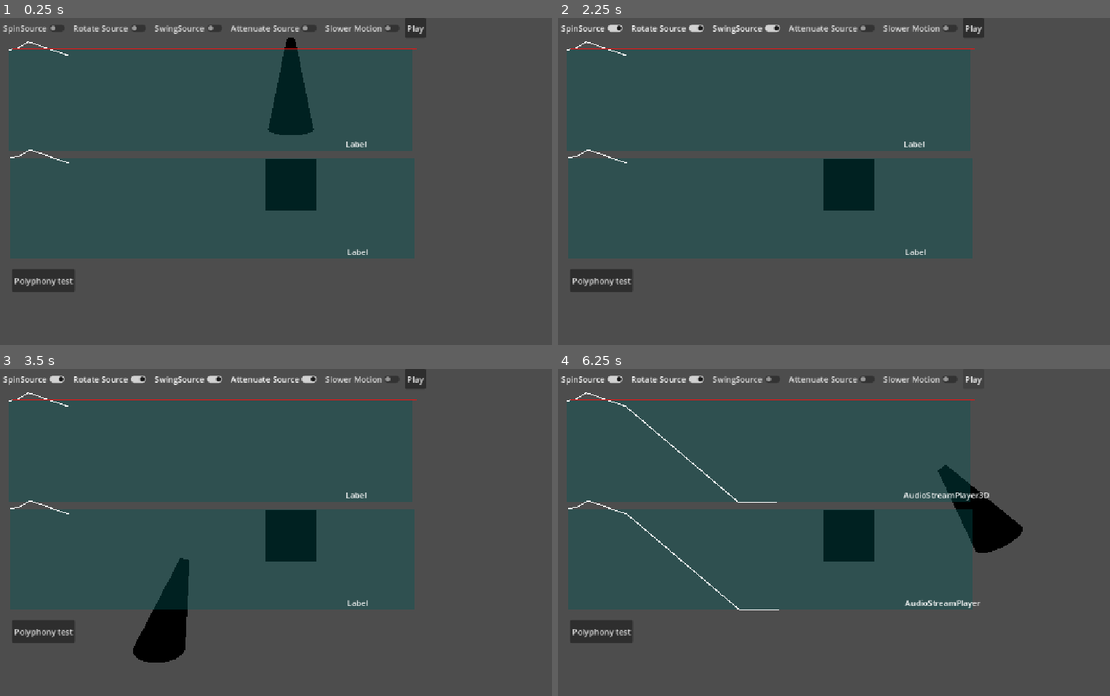
Above: before the commit, frames 1-4 (two rows, left to right).
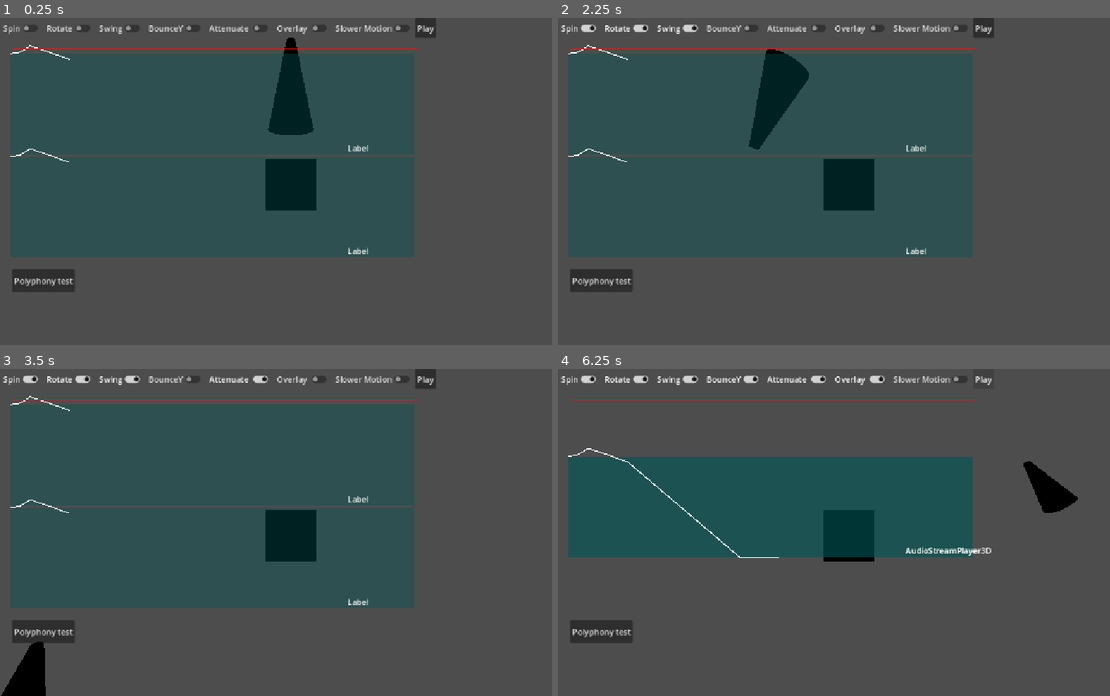
Above: after the commit, the same moments.

Repository: goatchurchprime/SteamAudioEffects3D
Game: Godot game, scene res://main.tscn
Same seed, same stepped clock (60 frames per second), same inputs: the game is played once before the commit and once after it.
Inputs (mouse positions are in pixels of both pictures, inside the frame that each line leads up to):
- Up to frame 1 (0.25 s): no input
- Up to frame 2 (2.25 s): click "SpinSource" (after the commit: "Spin") at 0.5 s; click "Rotate Source" (after the commit: "Rotate") at 1.25 s; click "SwingSource" (after the commit: "Swing") at 2 s
- Up to frame 3 (3.5 s): click "Attenuate Source" (after the commit: "Attenuate") at 2.75 s
- Up to frame 4 (6.25 s): click (734, 378) at 3.5 s, where only the run after the commit has a clickable "BounceY"; click (861, 378) at 4.25 s, where only the run after the commit has a clickable "Overlay"; click "Play" at 5 s; click "Play" at 5.75 s

The runs differ from the first frame. In frame 1, 4.0% of the frame differs, in the area x 1-79%, y 0-74%; in frame 2, 5.7%; in frame 3, 6.8%; in frame 4, 30%, in the area x 1-95%, y 2-74%.

Commit message:
started work on doppler tracking

Diff:
--- a/audio_stream_player_effects3d.gd
+++ b/audio_stream_player_effects3d.gd
@@ -15,9 +15,13 @@
 @export var emission_angle_enabled : bool = false
 @export var emission_angle_degrees = 45.0
 @export var emission_angle_filter_attenuation_db = -12.0
+@export var pitch_scale : float = 1.0
+@export var doppler_tracking : AudioStreamPlayer3D.DopplerTracking = AudioStreamPlayer3D.DOPPLER_TRACKING_DISABLED
 @export var bus : String = ""
 
 var playereffectbus : String
+
+# Doppler implementation made complicated due to removal of VelocityTracker3D: https://github.com/godotengine/godot/pull/64592
 
 # This could actually be done on a bus
 var effecthighshelffilter : AudioEffectHighShelfFilter
@@ -82,6 +86,12 @@
 	var audio_listener = get_viewport().get_audio_listener_3d()
 	var llistener_node = audio_listener if audio_listener else get_viewport().get_camera_3d()
 	var linear_attenuation = 0.0
+
+	var actual_pitch_scale = pitch_scale;
+	var linear_velocity : Vector3
+	#if doppler_tracking != AudioStreamPlayer3D.DOPPLER_TRACKING_DISABLED:
+	#	linear_velocity = velocity_tracker->get_tracked_linear_velocity();
+
 	for listener_node in [ llistener_node ]:
 		var local_pos = listener_node.global_transform.orthonormalized().affine_inverse() * global_pos
 		var dist = local_pos.length()
@@ -125,5 +135,7 @@
 	emission_angle_enabled = ap.emission_angle_enabled
 	emission_angle_degrees = ap.emission_angle_degrees
 	emission_angle_filter_attenuation_db = ap.emission_angle_filter_attenuation_db
+	doppler_tracking = ap.doppler_tracking
+	pitch_scale = ap.pitch_scale
 
 	_update_panning()
--- /dev/null
+++ b/doppler_tracker.gd
@@ -0,0 +1,49 @@
+class_name DopplerTracker
+
+class VelocityTracker3D : public RefCounted {
+	GDSOFTCLASS(VelocityTracker3D, RefCounted);
+
+class PositionHistory:
+	var frame : int = 0;
+	var position : Vector3;
+
+var physics_step : bool = false;
+var position_history : Array[PositionHistory] = [ ]
+var position_history_len : int;
+
+func _init():
+	position_history.resize(4)
+
+func reset(p_new_pos : Vector3):
+	pass
+
+func reset(p_new_pos : Vector3):
+	var ph = PositionHistory.new()
+	ph.position = p_new_pos;
+	if physics_step:
+		ph.frame = Engine.get_physics_frames()
+	else:
+		ph.frame = Engine.get_frame_ticks()
+
+	position_history.write[0] = ph;
+	position_history_len = 1;
+
+func update_position(p_position : Vector3):
+	var ph = PositionHistory.new()
+	ph.position = p_position;
+	if physics_step:
+		ph.frame = Engine.get_physics_frames()
+	else:
+		ph.frame = Engine.get_frame_ticks()
+
+	if (position_history_len == 0 or position_history[0].frame != ph.frame):
+		position_history_len = MIN(position_history.size(), position_history_len + 1);
+		for i in range(position_history_len - 1, 0, -1):
+			position_history[i] = position_history[i - 1];
+
+	position_history[0] = ph;
+
+
+
+	void update_position(const Vector3 &p_position);
+	Vector3 get_tracked_linear_velocity() const;
--- a/main.gd
+++ b/main.gd
@@ -8,9 +8,18 @@
 		$AudioNode/AudioPosition.rotation_degrees.y = t*(20 if slowermotion else 90)
 	if $Control/HBox/RotateSource.button_pressed:
 		$AudioNode.rotation_degrees.y = t*(10 if slowermotion else 60)
+	if $Control/HBox/BounceSource.button_pressed:
+		$AudioNode.position.y = 5*sin(deg_to_rad(t*35))
 	if $Control/HBox/SwingSource.button_pressed:
-		$AudioNode/AudioPosition.position.x = 4*sin(deg_to_rad(t*60)) + 5
+		$AudioNode/AudioPosition.position.x = 8*sin(deg_to_rad(t*260)) + 8.1
 	$AudioNode/AudioPosition/AudioStreamPlayer3D.attenuation_filter_db = -60 if $Control/HBox/AttenuationSource.button_pressed else 0
+
+	if $Control/HBox/Overlay.button_pressed:
+		$Display/SoundProbe3D.position.y = 0
+		$Display/SoundProbeEffect.position.y = 0
+	else:
+		$Display/SoundProbe3D.position.y = -102
+		$Display/SoundProbeEffect.position.y = 102
 
 func _on_play_button_pressed():
 	$Display/SoundProbe3D.setstreamplayer($AudioNode/AudioPosition/AudioStreamPlayer3D, $AudioNode/AudioPosition/AudioStreamPlayer3D.bus)
--- a/main.tscn
+++ b/main.tscn
@@ -34,6 +34,7 @@
 emission_angle_degrees = 35.0
 emission_angle_filter_attenuation_db = -22.0
 attenuation_filter_cutoff_hz = 2000.0
+doppler_tracking = 2
 
 [node name="ShowAudioCone" type="MeshInstance3D" parent="AudioNode/AudioPosition/AudioStreamPlayer3D" unique_id=1041085940]
 transform = Transform3D(0.9999999, 0, 0, 0, -4.371139e-08, 1.0000001, 0, -0.9999999, -4.371139e-08, 0, 0, 0)
@@ -41,6 +42,19 @@
 
 [node name="AudioStreamEffect3D" type="Node3D" parent="AudioNode/AudioPosition/AudioStreamPlayer3D" unique_id=420692142]
 script = ExtResource("3_h2yge")
+max_distance = null
+volume_db = null
+max_db = null
+unit_size = null
+attenuation_model = null
+attenuation_filter_db = null
+attenuation_filter_cutoff_hz = null
+emission_angle_enabled = null
+emission_angle_degrees = null
+emission_angle_filter_attenuation_db = null
+pitch_scale = null
+doppler_tracking = null
+bus = null
 
 [node name="AudioStreamPlayer" type="AudioStreamPlayer" parent="AudioNode/AudioPosition/AudioStreamPlayer3D/AudioStreamEffect3D" unique_id=1636531096]
 stream = ExtResource("3_1bvp3")
@@ -63,19 +77,27 @@
 
 [node name="SpinSource" type="CheckButton" parent="Control/HBox" unique_id=543335002]
 layout_mode = 2
-text = "SpinSource"
+text = "Spin"
 
 [node name="RotateSource" type="CheckButton" parent="Control/HBox" unique_id=1780057596]
 layout_mode = 2
-text = "Rotate Source"
+text = "Rotate"
 
 [node name="SwingSource" type="CheckButton" parent="Control/HBox" unique_id=1219744532]
 layout_mode = 2
-text = "SwingSource"
+text = "Swing"
+
+[node name="BounceSource" type="CheckButton" parent="Control/HBox" unique_id=942962515]
+layout_mode = 2
+text = "BounceY"
 
 [node name="AttenuationSource" type="CheckButton" parent="Control/HBox" unique_id=694642607]
 layout_mode = 2
-text = "Attenuate Source"
+text = "Attenuate "
+
+[node name="Overlay" type="CheckButton" parent="Control/HBox" unique_id=1108337644]
+layout_mode = 2
+text = "Overlay "
 
 [node name="SlowerMotion" type="CheckButton" parent="Control/HBox" unique_id=775655120]
 layout_mode = 2
@@ -98,10 +120,8 @@
 position = Vector2(21, 173)
 
 [node name="SoundProbe3D" parent="Display" unique_id=1997166620 instance=ExtResource("4_lquwl")]
-position = Vector2(-4, -110)
 
 [node name="SoundProbeEffect" parent="Display" unique_id=1357477214 instance=ExtResource("4_lquwl")]
-position = Vector2(-1, 104)
 
 [node name="Line2D_Zero" type="Line2D" parent="Display" unique_id=202469329]
 position = Vector2(4, -112)
--- a/sound_probe.gd
+++ b/sound_probe.gd
@@ -5,6 +5,8 @@
 var windowseconds = 12
 @onready var width = $ColorRect.size.x
 @onready var height = $ColorRect.size.y
+var from_hz: float = 340
+var to_hz: float = 2345
 
 func setstreamplayer(lstreamplayer, lbus):
 	streamplayer = lstreamplayer
@@ -23,7 +25,7 @@
 		$Line2D_right.clear_points()
 
 	if sai1:
-		var m = sai1.get_magnitude_for_frequency_range(0, 50000)
+		var m = sai1.get_magnitude_for_frequency_range(from_hz, to_hz)
 		var x = width*t/windowseconds
 		$Line2D_left.add_point(Vector2(x, height*(1-m.x)))
 		$Line2D_right.add_point(Vector2(x, height*(1-m.y)))
Not shown, added: doppler_tracker.gd.uid
